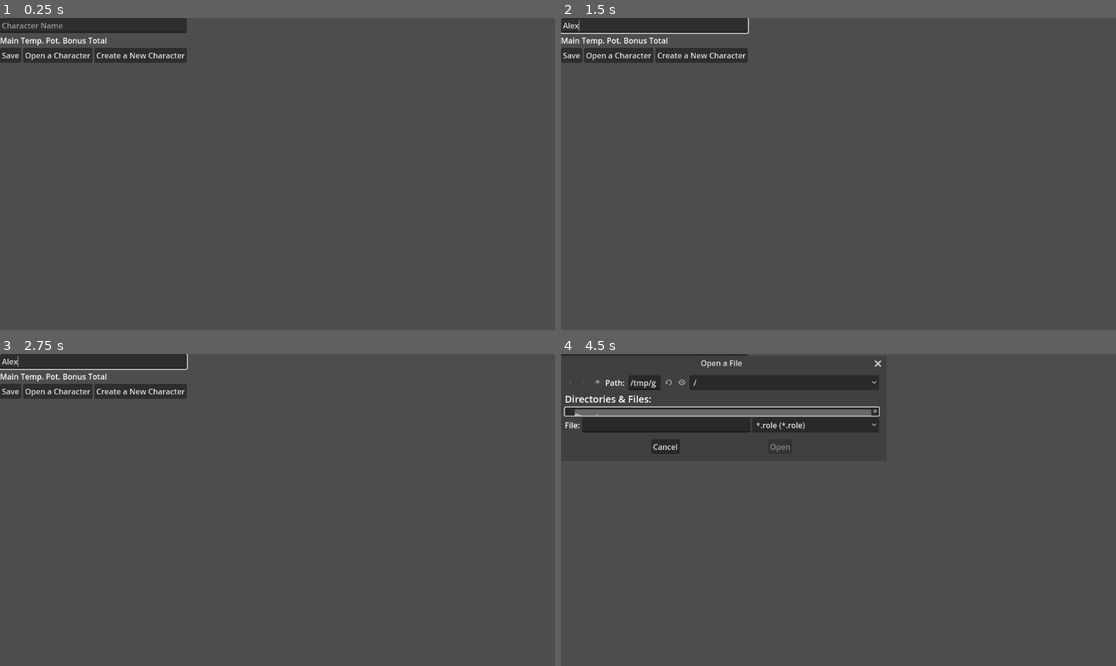
Above: before the commit, frames 1-4 (two rows, left to right).
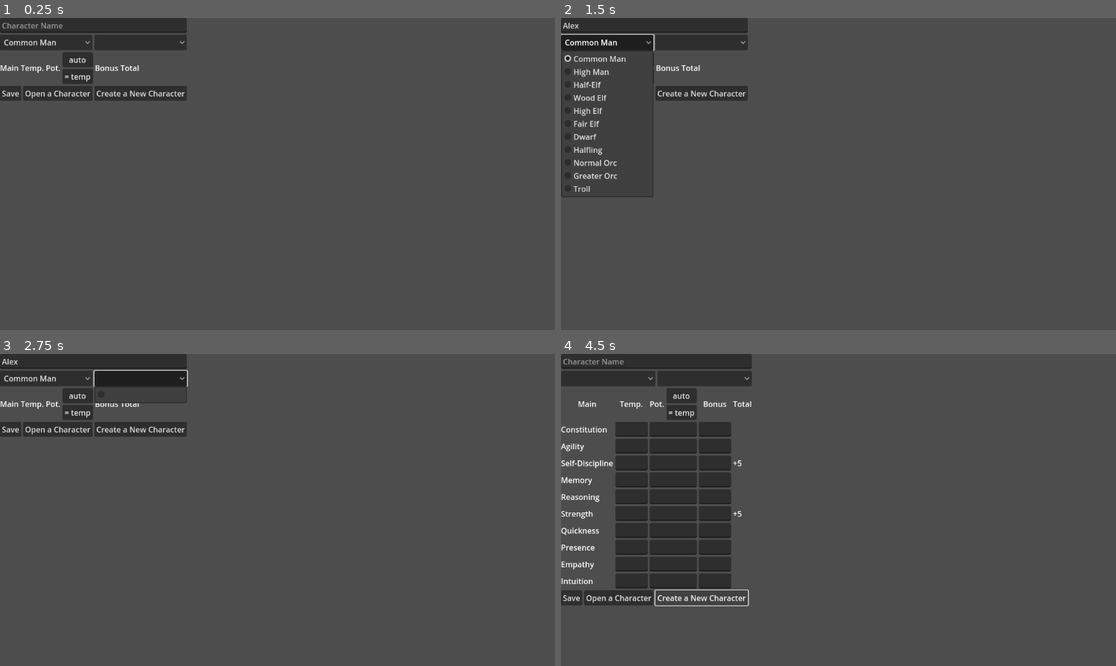
Above: after the commit, the same moments.

Repository: the-alex-g/RMCalculator
Game: Godot game, scene res://main/main.tscn
The game is run twice, just before and just after one commit, with the same random seed, the same clock (stepped at 60 frames per second) and the same inputs.
Inputs (mouse positions are in pixels of both pictures, inside the frame that each line leads up to):
- Up to frame 1 (0.25 s): no input
- Up to frame 2 (1.5 s): click (655, 24) at 0.52 s; type "Alex" at 0.6 s; click (605, 42) at 1.25 s, where only the run after the commit has a clickable "Common Man"
- Up to frame 3 (2.75 s): click (138, 378) at 2.02 s
- Up to frame 4 (4.5 s): click (638, 394) at 2.75 s, where only the run after the commit has a clickable "auto"; click (638, 413) at 3.5 s, where only the run after the commit has a clickable "= temp"; click "Create a New Character" at 4.25 s

The runs differ from the first frame. In frame 1, 4.3% of the frame differs, in the area x 0-34%, y 5-27%; in frame 2, 4.0%; in frame 3, 4.1%; in frame 4, 15%, in the area x 0-58%, y 0-81%.
Error after the commit: Invalid access to property or key 'Constitution' on a base object of type 'Dictionary'. (res://stat_field/stat_field.gd:200)

Commit message:
Add potential stat generator
Needs to be cleaned up a bit

Diff:
--- a/main/main.gd
+++ b/main/main.gd
@@ -1,7 +1,16 @@
 extends Control
+
+signal race_changed(new_race: String)
 
 @onready var _stat_field : StatField = $VBoxContainer/StatField
 @onready var _name_field : LineEdit = $VBoxContainer/NameField
+@onready var _class_list : OptionButton = $VBoxContainer/HBoxContainer2/ClassList
+@onready var _race_list : OptionButton = $VBoxContainer/HBoxContainer2/RaceList
+
+
+func _ready() -> void:
+	for race in _stat_field.RACES.keys():
+		_race_list.add_item(race)
 
 
 func _on_save_button_pressed() -> void:
@@ -11,6 +20,7 @@
 func _clear() -> void:
 	_name_field.clear()
 	_stat_field.clear()
+	_race_list.select(-1)
 
 
 func _save() -> void:
@@ -18,6 +28,7 @@
 
 	save_file.set_value("character", "stats", _stat_field.get_save_data())
 	save_file.set_value("character", "name", _name_field.text)
+	save_file.set_value("character", "race", _race_list.get_item_text(_race_list.selected))
 
 	save_file.save("res://%s.role" % [_name_field.text.to_lower().replace(" ", "_")])
 
@@ -32,6 +43,10 @@
 
 	_stat_field.load_from(file.get_value("character", "stats", {}))
 	_name_field.text = file.get_value("character", "name", "")
+	for i in _race_list.item_count:
+		if _race_list.get_item_text(i) == file.get_value("character", "race", ""):
+			_race_list.select(i)
+			break
 
 
 func _make_new() -> void:
@@ -53,3 +68,7 @@
 
 func _on_make_new_button_pressed() -> void:
 	_make_new()
+
+
+func _on_race_list_item_selected(index: int) -> void:
+	race_changed.emit(_race_list.get_item_text(index))
--- a/main/main.tscn
+++ b/main/main.tscn
@@ -21,6 +21,19 @@
 layout_mode = 2
 placeholder_text = "Character Name"
 
+[node name="HBoxContainer2" type="HBoxContainer" parent="VBoxContainer"]
+layout_mode = 2
+
+[node name="RaceList" type="OptionButton" parent="VBoxContainer/HBoxContainer2"]
+custom_minimum_size = Vector2(0, 32)
+layout_mode = 2
+size_flags_horizontal = 3
+
+[node name="ClassList" type="OptionButton" parent="VBoxContainer/HBoxContainer2"]
+layout_mode = 2
+size_flags_horizontal = 3
+item_count = 1
+
 [node name="StatField" parent="VBoxContainer" instance=ExtResource("1_nyn8g")]
 layout_mode = 2
 
@@ -39,6 +52,8 @@
 layout_mode = 2
 text = "Create a New Character"
 
+[connection signal="race_changed" from="." to="VBoxContainer/StatField" method="_on_main_race_changed"]
+[connection signal="item_selected" from="VBoxContainer/HBoxContainer2/RaceList" to="." method="_on_race_list_item_selected"]
 [connection signal="pressed" from="VBoxContainer/HBoxContainer/SaveButton" to="." method="_on_save_button_pressed"]
 [connection signal="pressed" from="VBoxContainer/HBoxContainer/OpenButton" to="." method="_on_open_button_pressed"]
 [connection signal="pressed" from="VBoxContainer/HBoxContainer/MakeNewButton" to="." method="_on_make_new_button_pressed"]
--- a/stat_field/stat_field.gd
+++ b/stat_field/stat_field.gd
@@ -15,8 +15,12 @@
 	"Greater Orc":{"Strength":10, "Presence":-5, "Intuition":-5, "Empathy":-5, "Constitution":10, "Self-Discipline":-5, "Memory":-5, "Reasoning":-5},
 	"Troll":{"Strength":15, "Quickness":-10, "Presence":-10, "Intuition":-10, "Empathy":-10, "Constitution":15, "Agility":-10, "Self-Discipline":-10, "Memory":-10, "Reasoning":-10}
 }
+const POTENTIAL_TABLE := {
+
+}
 
 var _bonus_labels := {}
+var _pot_edits := {}
 var _temps := {}
 var _bonuses := {}
 var _pots := {}
@@ -29,7 +33,7 @@
 	for stat in STATS:
 		_add_label(stat)
 		_add_line_edit(stat, _on_temp_field_filled)
-		_add_line_edit(stat)
+		_pot_edits[stat] = _add_line_edit(stat, _on_pot_field_filled)
 		_add_line_edit(stat, _on_bonus_field_filled)
 		_bonus_labels[stat] = _add_label()
 
@@ -91,11 +95,12 @@
 	return label
 
 
-func _add_line_edit(stat: String, function := func():) -> void:
+func _add_line_edit(stat: String, function: Callable) -> LineEdit:
 	var line_edit := LineEdit.new()
 	line_edit.max_length = 3
 	add_child(line_edit)
 	line_edit.text_changed.connect(function.bind(stat))
+	return line_edit
 
 
 func _on_temp_field_filled(new_text: String, stat: String) -> void:
@@ -168,3 +173,88 @@
 	if new_text.is_valid_int():
 		_bonuses[stat] = int(new_text)
 		_update_bonuses(stat)
+
+
+func _on_pot_field_filled(new_text: String, stat: String) -> void:
+	if new_text.is_valid_int():
+		_pots[stat] = int(new_text)
+
+
+func _on_main_race_changed(new_race: String) -> void:
+	_race = new_race
+	for stat in STATS:
+		_update_bonuses(stat)
+
+
+func _on_equal_pot_button_pressed() -> void:
+	for stat in STATS:
+		var temp : int = _temps.get_or_add(stat, -1)
+		var pot_edit : LineEdit = _pot_edits[stat]
+		if pot_edit.text == "" and temp != -1:
+			pot_edit.text = str(temp)
+
+
+func _on_auto_pot_button_pressed() -> void:
+	for stat in STATS:
+		var temp : int = _temps.get_or_add(stat, -1)
+		var pot_edit : LineEdit = _pot_edits[stat]
+		if pot_edit.text == "" and temp != -1:
+			pot_edit.text = str(_generate_pot(temp))
+
+
+func _generate_pot(temp: int) -> int:
+	var roll := randi_range(1, 100)
+	var table := {
+		10:[25],
+		20:[30],
+		30:[35, 39],
+		35:[38, 42, 59],
+		40:[40, 45, 62],
+		45:[42, 47, 64],
+		49:[44, 49, 66],
+		51:[46, 51, 68],
+		53:[48, 53, 70],
+		55:[50, 55, 71],
+		57:[52, 57, 72, 74, 84],
+		59:[54, 59, 73, 75, 85],
+		61:[56, 61, 74, 76, 86],
+		63:[58, 63, 75, 77, 87],
+		65:[60, 65, 76, 78, 88],
+		67:[62, 67, 77, 79, 88, 89],
+		69:[64, 69, 78, 80, 89, 89],
+		71:[66, 71, 79, 81, 89, 90],
+		73:[68, 73, 80, 82, 90, 90],
+		75:[70, 75, 81, 83, 90, 91],
+		77:[72, 77, 82, 84, 91, 91],
+		79:[74, 79, 83, 85, 91, 92],
+		81:[76, 81, 84, 86, 92, 92],
+		83:[78, 83, 85, 87, 92, 93],
+		85:[80, 85, 86, 88, 93, 93, 94],
+		87:[82, 86, 87, 89, 93, 94, 94],
+		89:[84, 87, 88, 90, 94, 94, 95],
+		90:[86, 88, 89, 91, 94, 95, 95, 97],
+		91:[88, 89, 90, 92, 95, 95, 96, 97],
+		92:[90, 90, 91, 93, 95, 96, 96, 97],
+		93:[91, 91, 92, 94, 96, 96, 97, 98],
+		94:[92, 92, 93, 95, 96, 97, 97, 98, 99],
+		95:[93, 93, 94, 96, 97, 97, 98, 98, 99],
+		96:[94, 94, 95, 97, 97, 98, 98, 99, 99],
+		97:[95, 95, 96, 97, 98, 98, 99, 99, 99],
+		98:[96, 96, 97, 98, 98, 99, 99, 99, 100],
+		99:[97, 97, 98, 98, 99, 99, 100, 100, 100],
+		100:[98, 98, 99, 99, 99, 100, 100, 100, 100, 101]
+	}
+	for key : int in table:
+		if roll <= key:
+			return _get_pot(temp, table[key])
+	return temp
+
+
+func _get_pot(temp: int, values: Array) -> int:
+	var limits : Array[int] = [24, 39, 59, 74, 84, 89, 94, 97, 99, 200]
+	for i in limits.size() - values.size():
+		values.append(temp)
+	for i in limits.size():
+		if temp <= limits[i]:
+			return values[i]
+	return temp
--- a/stat_field/stat_field.tscn
+++ b/stat_field/stat_field.tscn
@@ -16,10 +16,24 @@
 text = "Temp."
 horizontal_alignment = 1
 
-[node name="Pot" type="Label" parent="."]
+[node name="HBoxContainer" type="HBoxContainer" parent="."]
+layout_mode = 2
+
+[node name="Pot" type="Label" parent="HBoxContainer"]
 layout_mode = 2
 text = "Pot."
 horizontal_alignment = 1
+
+[node name="VBoxContainer" type="VBoxContainer" parent="HBoxContainer"]
+layout_mode = 2
+
+[node name="AutoPotButton" type="Button" parent="HBoxContainer/VBoxContainer"]
+layout_mode = 2
+text = "auto"
+
+[node name="EqualPotButton" type="Button" parent="HBoxContainer/VBoxContainer"]
+layout_mode = 2
+text = "= temp"
 
 [node name="Bonus" type="Label" parent="."]
 layout_mode = 2
@@ -30,3 +44,6 @@
 layout_mode = 2
 text = "Total"
 horizontal_alignment = 1
+
+[connection signal="pressed" from="HBoxContainer/VBoxContainer/AutoPotButton" to="." method="_on_auto_pot_button_pressed"]
+[connection signal="pressed" from="HBoxContainer/VBoxContainer/EqualPotButton" to="." method="_on_equal_pot_button_pressed"]
Not shown, removed: nuquerna_ngol.role
